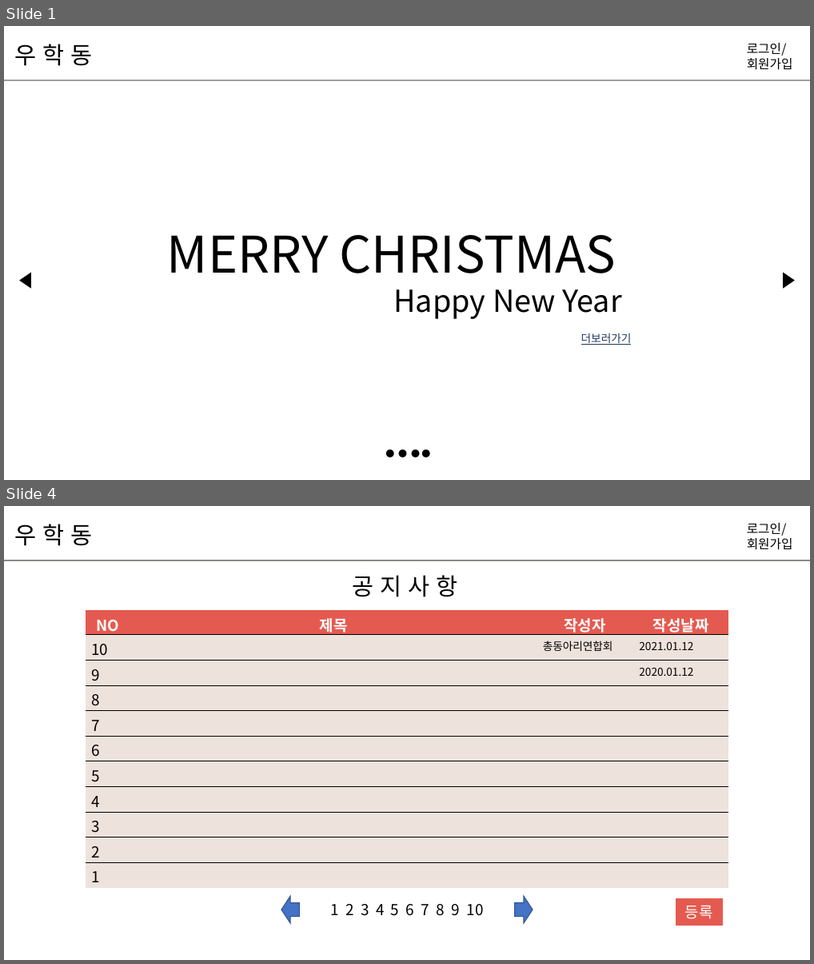
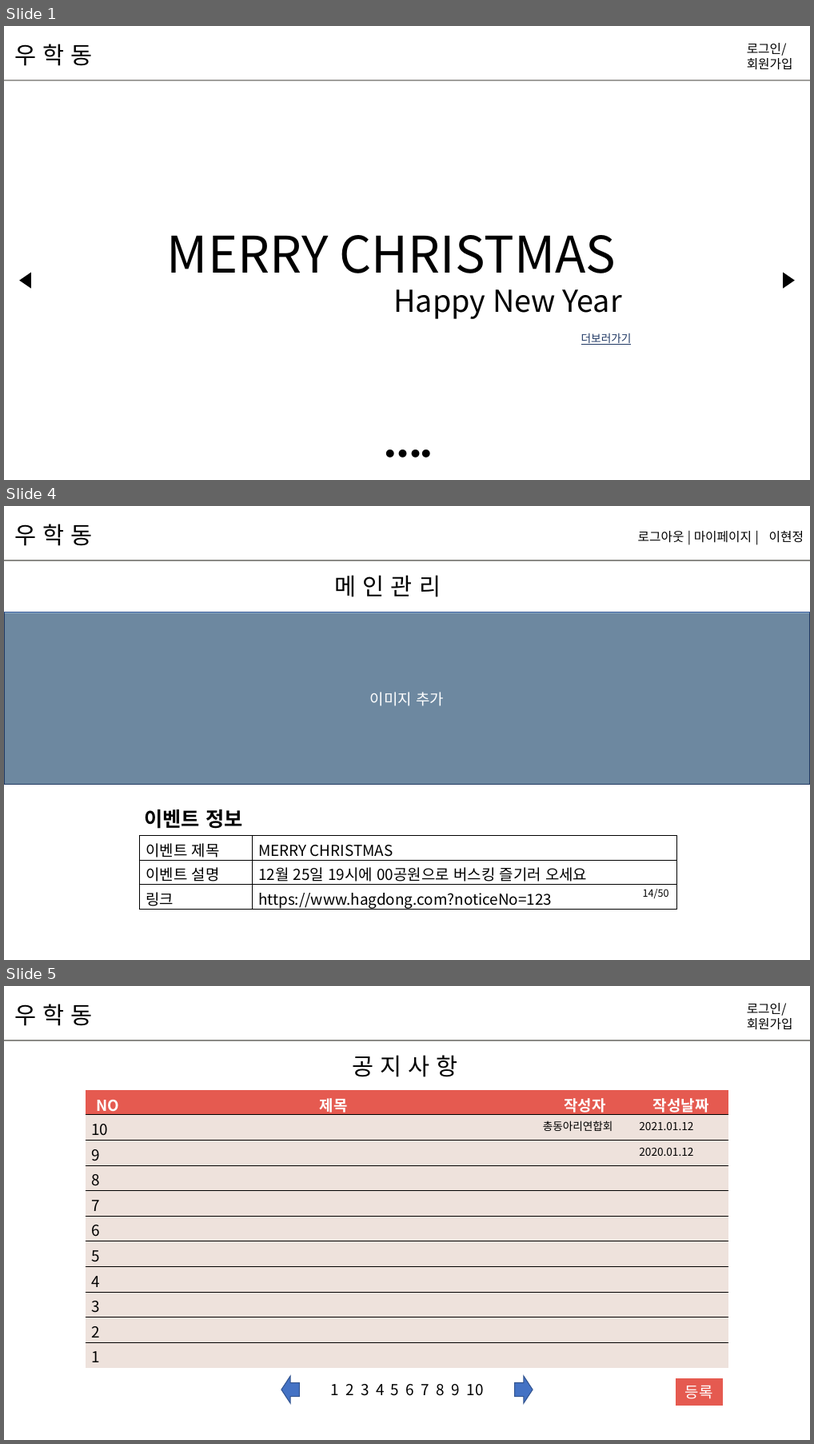
Before and after one commit to hyunniesss/ToyProject, a slide deck: document/와이어프레임/우학동_와이어프레임.pptx. Shown one above the other, each under a label of ours: slides 1 and 4 before the commit, slides 1, 4 and 5 after it; the slides between them are not shown. The pictures are 814x964 and 814x1444 pixels, drawn with LibreOffice and Linux fonts; fonts in the diff are those of the drawing; background and template pictures are left out. Boxes give left, top, right and bottom in pixels: in the first picture for what was removed or moved away, otherwise in the second. Text is boxed around its words. In the diff, an @@ line names an element or a change of style, - is before the commit and + after.

```diff
--- a/document/와이어프레임/우학동_와이어프레임.pptx
+++ b/document/와이어프레임/우학동_와이어프레임.pptx
@@ slide 4 added at (x1=4, y1=506, x2=810, y2=960), background #FFFFFF @@
@@ text added at (x1=14, y1=524, x2=93, y2=546), 28 pt, text #000000 @@
+우 학 동
@@ text added at (x1=638, y1=531, x2=752, y2=543), 15 pt, text #000000 @@
+로그아웃 | 마이페이지 |
@@ text added at (x1=770, y1=531, x2=804, y2=543), 15 pt, text #000000 @@
+이현정
@@ line added from (4, 560) to (810, 560), #8B8A86 1.5 pt @@
@@ text added at (x1=335, y1=575, x2=441, y2=597), 28 pt, text #000000 @@
+메 인 관 리
@@ rectangle added at (x1=4, y1=612, x2=810, y2=784), fill #9DC3E6, outline #325491 1 pt @@
@@ rectangle added at (x1=4, y1=613, x2=810, y2=785), fill #000000 at 30% opacity, 18 pt, text #FFFFFF @@
+이미지 추가
@@ text added at (x1=144, y1=809, x2=242, y2=828), 24 pt, text #000000, bold @@
+이벤트 정보
@@ table added at (x1=139, y1=835, x2=678, y2=912), 3 rows, 2 columns @@
+이벤트 제목 | MERRY CHRISTMAS
+이벤트 설명 | 12월 25일 19시에 00공원으로 버스킹 즐기러 오세요
+링크 | https://www.hagdong.com?noticeNo=123
@@ text added at (x1=643, y1=888, x2=670, y2=898), 12 pt, text #000000 @@
+14/50
@@ what was slide 4 is now slide 5 @@
```
Also in this commit, not shown: 5 slides changed, 2 other files.
